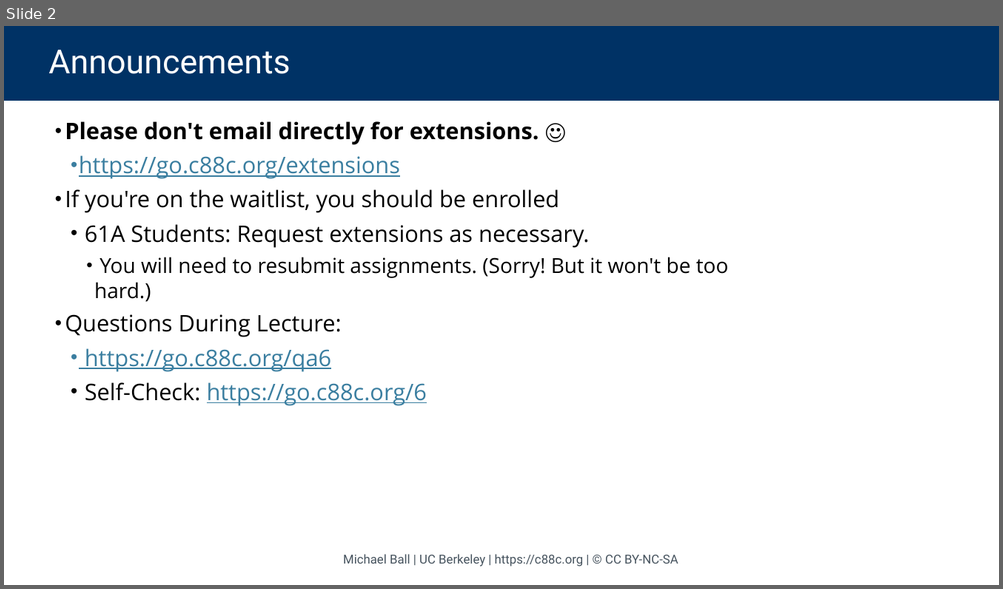
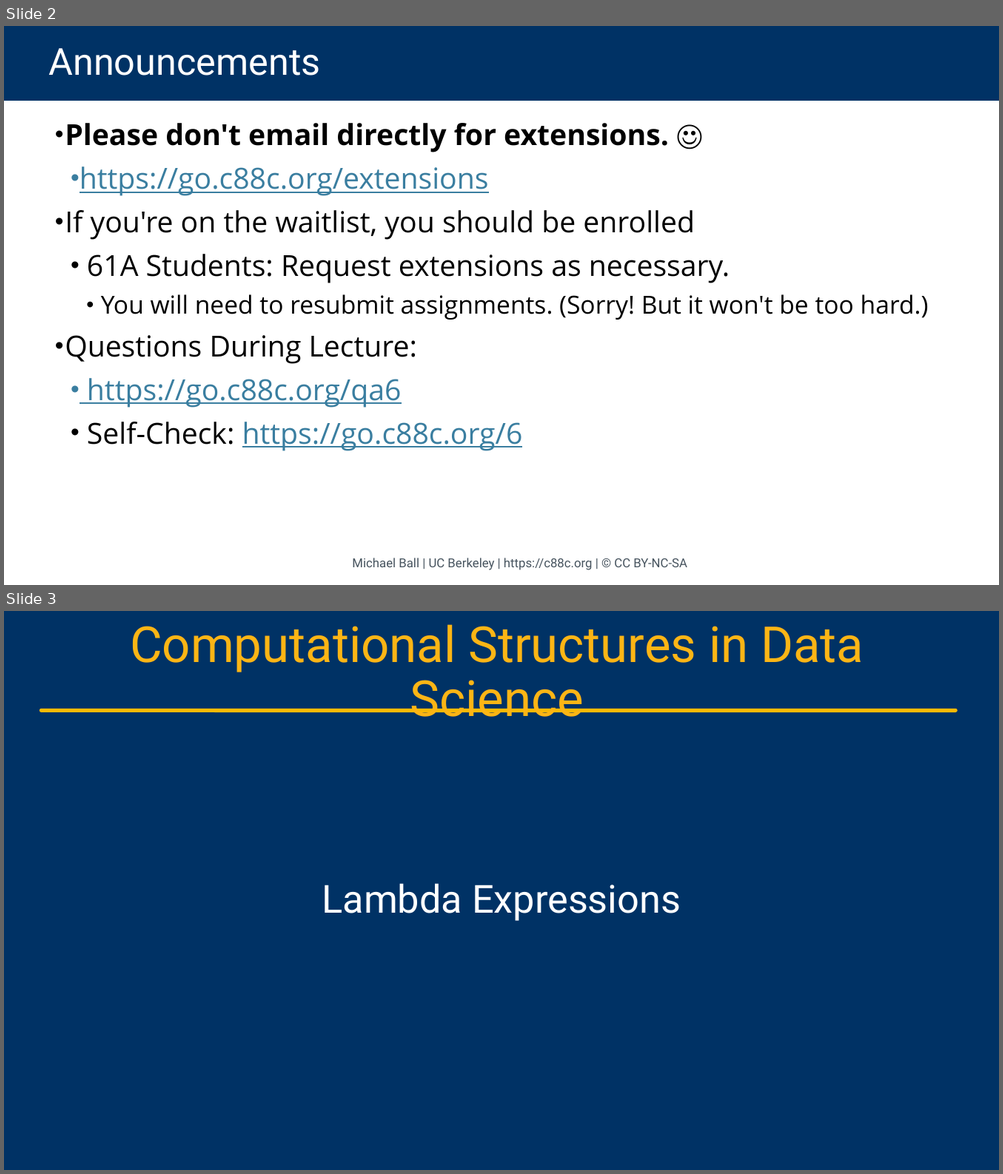
Before and after one commit to cs88-website/sp24, a slide deck: assets/slides/sp24/06-Lists_HOFs.pptx. Shown one above the other, each under a label of ours: slide 2 before the commit, slides 2 and 3 after it. The pictures are 1003x589 and 1003x1174 pixels, drawn with LibreOffice and Linux fonts; fonts in the diff are those of the drawing; background and template pictures are left out. Boxes give left, top, right and bottom in pixels: in the first picture for what was removed or moved away, otherwise in the second. Text is boxed around its words. In the diff, an @@ line names an element or a change of style, - is before the commit and + after.

```diff
--- a/assets/slides/sp24/06-Lists_HOFs.pptx
+++ b/assets/slides/sp24/06-Lists_HOFs.pptx
@@ slide 3 added at (4, 611, 999, 1170), background #003265 @@
@@ text added at (130, 624, 863, 717), 48 pt, text #FCB515 @@
+Computational Structures in Data Science
@@ line added from (41, 710) to (956, 710), #FBBA03 3.75 pt @@
@@ title added at (322, 883, 680, 921), 37.3 pt, text #FFFFFF @@
+Lambda Expressions
@@ slide 2 changed as well @@
@@ title "Announcements" at (4, 26, 999, 101): size 32 to 36 pt @@
@@ text "Please don't email directly for ..." at (65, 123, 928, 452): size 22 to 28 pt in "Please don't email directly for extensions. ☺", "https://go.c88c.org/extensions", "If you're on the waitlist, you should ...", "61A Students: Request extensions as necessary." and 3 more places; size 20 to 24 pt in "You will need to resubmit assignments. (Sorry! ..."; more space between paragraphs @@
@@ text "Michael Ball | UC Berkeley ...": place and size @@
-text "Michael Ball | UC Berkeley ..." at (343, 554, 678, 567)
+text "Michael Ball | UC Berkeley ..." at (352, 558, 687, 571)
```
Also in this commit, not shown: 32 other slides changed, 11 other slides added, 1 slide removed, 5 other files.
